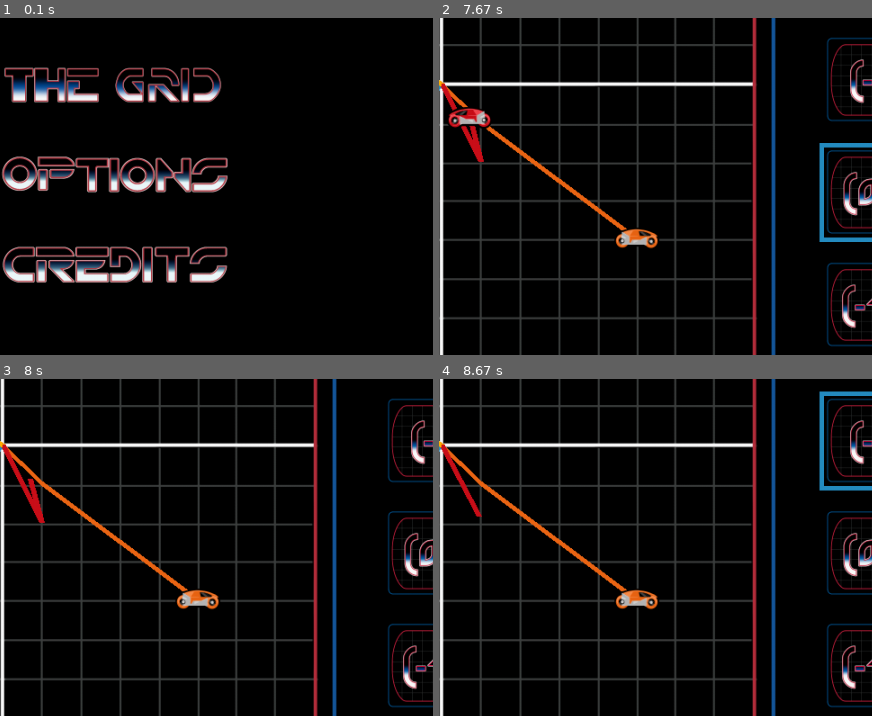
Above: before the commit, frames 1-4 (two rows, left to right).
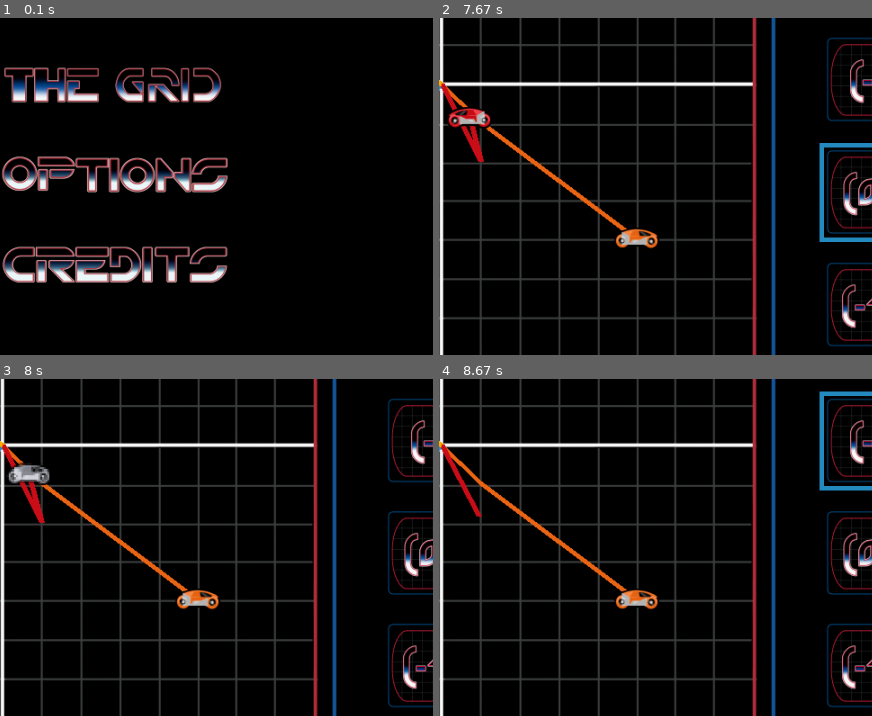
Above: after the commit, the same moments.

Repository: henzofcm/Vectrun_pygame
Game: pygame game, started from main.py
Two runs of this game, one before a commit and one after it. Both use one fixed random seed, a clock stepped at 60 frames per second and the inputs below.
Inputs (mouse positions are % of the whole screen's width and height, from its top left):
- Up to frame 1 (0.1 s): no input
- Up to frame 2 (7.67 s): tap Enter at 0.33 s; click (85, 47) at 0.72 s; click (27, 51) at 1.05 s; click (90, 85) at 1.38 s; click (64, 59) at 1.72 s; click (91, 66) at 2.05 s; click (53, 60) at 2.38 s; click (91, 88) at 2.72 s; click (35, 17) at 3.05 s; click (88, 76) at 3.38 s; click (90, 42) at 3.72 s; click (88, 69) at 4.05 s; click (20, 16) at 4.38 s; click (91, 83) at 5.05 s; click (29, 42) at 5.38 s; click (91, 49) at 6.05 s; click (58, 78) at 6.38 s; click (91, 66) at 7.38 s
- Up to frame 3 (8 s): click (59, 34) at 7.72 s
- Up to frame 4 (8.67 s): click (91, 49) at 8.38 s
The pictures show only the part of the screen within x 39-89%, y 40-90%; the shares and areas given below are measured in that part.

Frames 1-2 are identical in both runs. In frame 3, 0.5% of the frame differs, in the area x 1-12%, y 24-32%; in frame 4, nothing differs.

Commit message:
Rider turns grayscale and fades in death animation

Diff:
--- a/config.py
+++ b/config.py
@@ -4,6 +4,9 @@
 MUSIC_PATH = ASSET_PATH + "music/"
 SOUNDS_PATH = ASSET_PATH + "sounds/"
 FONTS_PATH = ASSET_PATH + "fonts/"
+
+CARDS_PATH = TEXTURE_PATH + "cards/"
+RIDER_PATH = TEXTURE_PATH + "rider/"
 
 # Tamanho da tela
 WIDTH = 1000
--- a/src/game.py
+++ b/src/game.py
@@ -19,7 +19,7 @@
         self._clicked = False
 
         # Cria o deck
-        self._deck = Deck(TEXTURE_PATH + "cards/", (CARD_X, CARD_Y))
+        self._deck = Deck(CARDS_PATH, (CARD_X, CARD_Y))
 
         # Cria o jogador
         self._player = Player(1, (GRID_X / 2 - 1, GRID_Y / 2 - 2), (RIDER_X, RIDER_Y), self._deck)
@@ -51,6 +51,10 @@
                 if event.button == 1 and not self._clicked and self._player:
                     self.__validate_click()
 
+            for rider in self._all_riders:
+                if event.type == rider.clock:
+                    rider.update()
+
         # Se tiver clicado, roda o movimento do jogador ou dos bots e testa colisão
         if self._clicked and self._all_riders:
             rider = self._all_riders.sprites()[self._mov_stage]
@@ -85,6 +89,11 @@
         # Faz blit no jogador e nos bots
         self._bots.draw(screen)
         self._player.draw(screen)
+
+        # Se alguém estiver na animação de morte, desenha de acordo
+        for rider in self._all_riders.sprites():
+            if not rider.state_alive:
+                screen.blit(rider.last_image, rider.last_rect)
 
     def choice_preview(self, screen):
         # Verifica se o mouse está em cima da carta
@@ -200,29 +209,16 @@
     def check_collision(self, rider):
         # Testa colisão com a fronteira
         if utilities.check_border_collision(rider.rect.center):
-            self.__kill_rider(rider)
+            rider.kill_rider()
             return
 
         # Testa colisão com as linhas
         if utilities.check_line_collision(self._all_riders, rider) and self._game_turn:
-            self.__kill_rider(rider)
+            rider.kill_rider()
             return
 
         # Verifica se colidiram entre si
         #utilities.check_riders_collision(self._player, self._bots)
-
-    def __kill_rider(self, rider):
-        rider.reset_backward()
-
-        # Muda o estado do rider
-        rider.state_alive = False
-        rider.clicked_card = None
-
-        # Muda sua imagem para rodar a animação
-        rider.last_image = rider.image
-
-        rider.image = pygame.Surface((100, 100))
-        rider.image.set_colorkey((0, 0, 0))
 
     def __end_death(self):
         # Termina a rodada
--- a/src/rider.py
+++ b/src/rider.py
@@ -12,7 +12,7 @@
         archive = "rider_" + str(number) + ".png"
 
         # Cria o rider e centraliza sua posição
-        super().__init__("assets/textures/" + archive, x_y, scale_size)
+        super().__init__(RIDER_PATH + archive, x_y, scale_size)
         self.rect = self.image.get_rect(center=x_y)
 
         # Atributos adicionais
@@ -44,6 +44,7 @@
         self.state_alive = True
         self.clicked_card = None
         self._last_card = (0, 0)
+        self.clock = None
 
         # Máscaras para colisões mais precisas
         self.mask = pygame.rect.Rect(x_y, (RIDER_X / 5 - 2, RIDER_Y / 5 - 1))
@@ -52,8 +53,13 @@
         self._last_line_mask = self.line_mask
 
     def update(self):
-        # Muda a imagem do rider
-        pass
+        # Muda a imagem do rider dependendo do estágio da animação
+        archive = "rider_dead_" + str(self.__death_stage) + ".png"
+
+        self.last_image = pygame.image.load(RIDER_PATH + archive).convert_alpha()
+        self.last_image = pygame.transform.scale(self.last_image, (RIDER_X, RIDER_Y))
+
+        self.__death_stage += 1
 
     def move_rider(self, deck, backward=False):
         self.__set_temp_variables()
@@ -74,7 +80,7 @@
             if not backward:
                 self.__reset_movement(deck)
             else:
-                self.reset_backward()
+                self.__reset_backward()
                 del self._path[-1]
 
             return False
@@ -162,10 +168,9 @@
         elif self._last_card == (0, 0) and self.clicked_card[0] < 0:
             self.image = pygame.transform.flip(self.image, True, False)
 
-
     def update_death(self):
         # TODO: Quando acabar os eventos de clock, apaga a imagem do rider
-        if False:
+        if self.__death_stage == 6:
             self.__remove_rider()
 
         # Remove parte da linha
@@ -178,6 +183,13 @@
 
         return False
 
+    def __remove_rider(self):
+        # Esconde a imagem da animação
+        self.last_image = pygame.Surface((1, 1))
+        self.last_image.set_colorkey((0, 0, 0))
+
+        self.__death_stage += 1
+
     def __remove_line(self):
         # Se não tiver uma carta, pega uma contrária à ultima linha
         if self.clicked_card is None:
@@ -194,10 +206,30 @@
         # E a seleciona
         self.select_card(card)
 
-    def reset_backward(self):
+    def __reset_backward(self):
         # Recomeça o tempo e a carta
         self.__timer = 0
         self.clicked_card = None
+
+    def kill_rider(self):
+        self.__reset_backward()
+
+        # Muda o estado do rider
+        self.state_alive = False
+        self.clicked_card = None
+        self.__death_stage = 0
+
+        # Muda sua imagem na animação
+        self.update()
+        self.last_rect = self.rect.copy()
+
+        # Esconde sua imagem atual
+        self.image = pygame.Surface((1, 1))
+        self.image.set_colorkey((0, 0, 0))
+
+        # Cria um clock interno
+        self.clock = pygame.USEREVENT + self._number
+        pygame.time.set_timer(self.clock, 100, 5)
 
 
 @utilities.Singleton
Renamed: assets/textures/Totens.png -> assets/textures/rider/Totens.png
Renamed: assets/textures/rider_1.png -> assets/textures/rider/rider_1.png
Renamed: assets/textures/rider_2.png -> assets/textures/rider/rider_2.png
Renamed: assets/textures/rider_3.png -> assets/textures/rider/rider_3.png
Renamed: assets/textures/rider_4.png -> assets/textures/rider/rider_4.png
Binary file added: assets/textures/rider/rider_dead_0.png
Binary file added: assets/textures/rider/rider_dead_1.png
Binary file added: assets/textures/rider/rider_dead_2.png
Binary file added: assets/textures/rider/rider_dead_3.png
Binary file added: assets/textures/rider/rider_dead_4.png
Binary file added: assets/textures/rider/rider_dead_5.png
